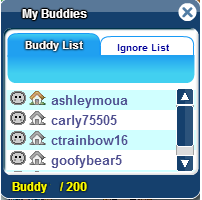
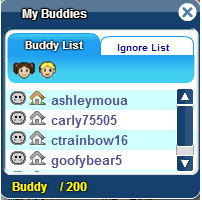
Two versions of the same layered image (w=202, h=200). Layer-by-layer changes:
added layer "boyiconreal" above "Layer 3" over left=39, top=61, right=57, bottom=79
showed "girlIcon" over left=13, top=62, right=35, bottom=79
